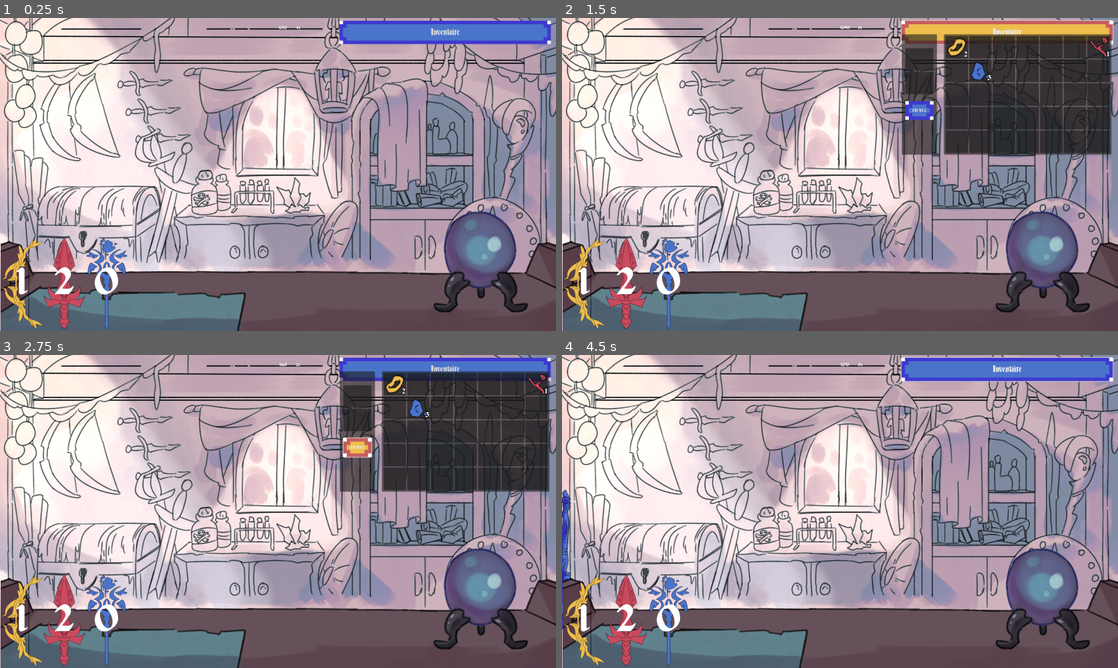
Above: before the commit, frames 1-4 (two rows, left to right).
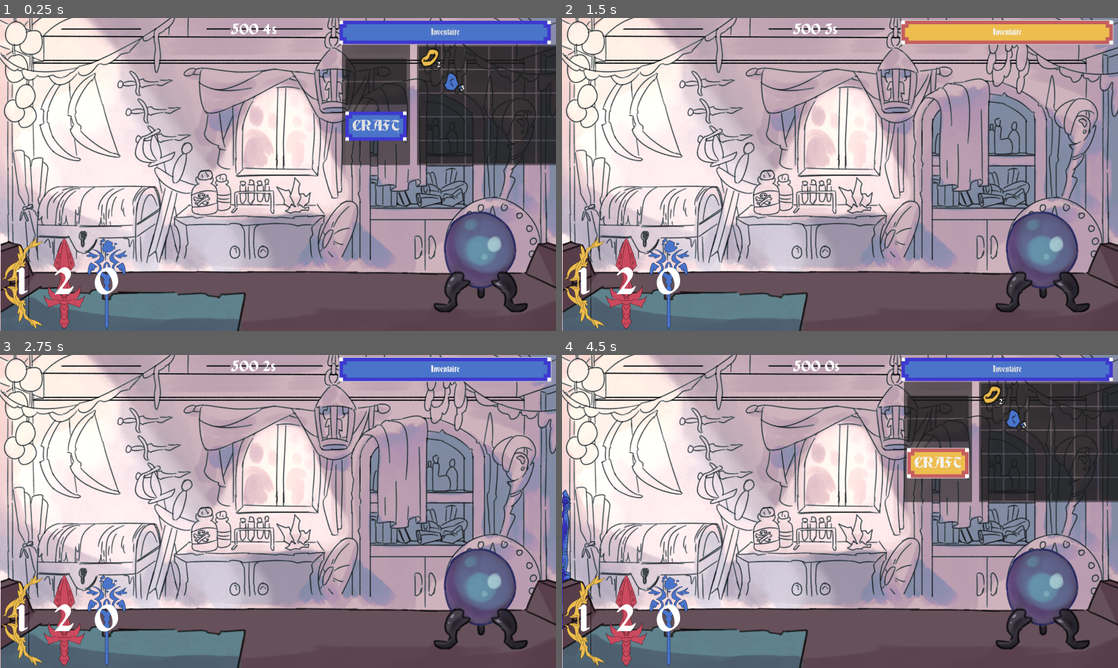
Above: after the commit, the same moments.

Repository: electron35/GMTK_Jam_Dunjunk_shop
Game: Godot game, scene res://GMTK_Jam/MainScene.tscn
Same seed, same stepped clock (60 frames per second), same inputs: the game is played once before the commit and once after it. The engine's default icon, where the game draws it, is replaced by a stand-in: a white triangle on a blue panel in a dark square.
Inputs (mouse positions are in pixels of both pictures, inside the frame that each line leads up to):
- Up to frame 1 (0.25 s): no input
- Up to frame 2 (1.5 s): click (1040, 262) at 0.5 s; click "Inventaire" at 1.25 s
- Up to frame 3 (2.75 s): click (355, 448) at 2 s, where only the run before the commit has a clickable "CRAFT"
- Up to frame 4 (4.5 s): click (1040, 599) at 2.75 s; click "Inventaire" at 3.5 s; click (940, 464) at 4.25 s, where only the run after the commit has a clickable "CRAFT"

The runs differ from the first frame. In frame 1, 14% of the frame differs, in the area x 41-100%, y 1-48%; in frame 2, 14%; in frame 3, 14%; in frame 4, 14%, in the area x 41-100%, y 0-48%.

Commit message:
Functionality complete

Diff:
--- a/GMTK_Jam/MainScene.gd
+++ b/GMTK_Jam/MainScene.gd
@@ -2,5 +2,8 @@
 
 @onready var craft_inventory = $Foreground/CraftingMenu/CraftInventory
 
+func _ready():
+	Main.main_scene_ref = self
+
 func _on_crafting_menu_pressed():
 	craft_inventory.visible = !craft_inventory.visible
--- a/GMTK_Jam/MainScene.tscn
+++ b/GMTK_Jam/MainScene.tscn
@@ -40,10 +40,14 @@
 expand_mode = 1
 
 [node name="MoneyUI" parent="Foreground" instance=ExtResource("1_n71ok")]
-offset_left = 786.0
-offset_top = 11.0
-offset_right = 914.0
-offset_bottom = 44.0
+anchors_preset = 5
+anchor_left = 0.5
+anchor_right = 0.5
+offset_left = -64.0
+offset_top = 18.0
+offset_right = 64.0
+offset_bottom = 51.0
+grow_horizontal = 2
 
 [node name="CristalBall" parent="Foreground" instance=ExtResource("6_5scpl")]
 anchors_preset = 3
@@ -66,12 +70,11 @@
 text = "Inventaire"
 
 [node name="CraftInventory" parent="Foreground/CraftingMenu" instance=ExtResource("3_c8hd4")]
-visible = false
 layout_mode = 1
-offset_left = 1.0
-offset_top = 39.0
-offset_right = 221.883
-offset_bottom = 391.0
+offset_left = 7.0
+offset_top = 69.0
+offset_right = 222.096
+offset_bottom = 436.0
 
 [node name="StallUI" parent="Foreground" instance=ExtResource("5_1j3gn")]
 anchors_preset = 0
--- a/GMTK_Jam/Nodes/Aventurier/AdventurerLane.tscn
+++ b/GMTK_Jam/Nodes/Aventurier/AdventurerLane.tscn
@@ -20,10 +20,10 @@
 shape = SubResource("RectangleShape2D_xmob8")
 
 [node name="OutArea" type="Area2D" parent="."]
-position = Vector2(1471, 529)
+position = Vector2(1728, 535)
 
 [node name="CollisionShape2D" type="CollisionShape2D" parent="OutArea"]
-position = Vector2(99, 10)
+position = Vector2(39, -37)
 shape = SubResource("RectangleShape2D_xmob8")
 
 [node name="BuyArea3" type="Area2D" parent="."]
@@ -34,3 +34,4 @@
 shape = SubResource("RectangleShape2D_xmob8")
 
 [connection signal="area_entered" from="BuyArea" to="." method="_on_buy_area_area_entered"]
+[connection signal="area_entered" from="OutArea" to="." method="_on_out_area_area_entered"]
--- a/GMTK_Jam/Nodes/Dungeon.gd
+++ b/GMTK_Jam/Nodes/Dungeon.gd
@@ -12,8 +12,8 @@
 
 func _create_dungeon_instance(power:int,item_type: String):
 	adventurer_power = power
-	var time:int
-	time = 30 if (power > 30) else power
+	var time:int = int(power / 5)
+	time = 30 if (time > 30) else time
 	$Timer.wait_time = time
 
 	match item_type:
@@ -23,3 +23,13 @@
 			mat_item = mat_ref[1]
 		"Wand":
 			mat_item = mat_ref[2]
+	$Timer.start()
+
+
+
+
+
+
+func _on_timer_timeout():
+	Main.material_add(mat_item,adventurer_power)
+	self.queue_free()
--- a/GMTK_Jam/Nodes/Dungeon.tscn
+++ b/GMTK_Jam/Nodes/Dungeon.tscn
@@ -12,3 +12,5 @@
 script = ExtResource("1_65k7e")
 
 [node name="Timer" type="Timer" parent="."]
+
+[connection signal="timeout" from="Timer" to="." method="_on_timer_timeout"]
--- a/GMTK_Jam/Resources/theme.tres
+++ b/GMTK_Jam/Resources/theme.tres
@@ -7,7 +7,7 @@
 
 [resource]
 default_font = ExtResource("1_p24lw")
-default_font_size = 12
+default_font_size = 40
 Button/colors/icon_normal_color = Color(0.792157, 0.290196, 0.368627, 1)
 Button/constants/h_separation = 2
 Button/font_sizes/font_titre = 200
--- /dev/null
+++ b/GMTK_Jam/ScriptableObjects/Instances/MatInventory/DungeonInventory.tres
@@ -0,0 +1,7 @@
+[gd_resource type="Resource" script_class="InventoryData" load_steps=2 format=3 uid="uid://dv5y2eysmhvya"]
+
+[ext_resource type="Script" path="res://GMTK_Jam/script/data/inventory_data.gd" id="1_iosvm"]
+
+[resource]
+script = ExtResource("1_iosvm")
+slot_datas = Array[Resource("res://GMTK_Jam/script/data/slot_data.gd")]([])
--- a/GMTK_Jam/UIElement/CristalBall.gd
+++ b/GMTK_Jam/UIElement/CristalBall.gd
@@ -2,4 +2,4 @@
 
 
 func _on_texture_rect_pressed():
-	pass # Replace with function body.
+	Main.add_to_inventory()
--- a/GMTK_Jam/UIElement/MoneyUI.tscn
+++ b/GMTK_Jam/UIElement/MoneyUI.tscn
@@ -10,14 +10,15 @@
 
 [node name="SplitBox" type="HSplitContainer" parent="."]
 layout_mode = 1
-anchors_preset = -1
-anchor_left = 0.067
-anchor_right = 1.0
-anchor_bottom = 1.0
-offset_left = -4.401
-offset_top = 2.0
-offset_right = 17.5
-offset_bottom = -1.0
+anchors_preset = 8
+anchor_left = 0.5
+anchor_top = 0.5
+anchor_right = 0.5
+anchor_bottom = 0.5
+offset_left = -136.0
+offset_top = -23.5
+offset_right = 136.0
+offset_bottom = 23.5
 grow_horizontal = 2
 grow_vertical = 2
 split_offset = 50
--- a/GMTK_Jam/script/Adventurer/AdventurerLane.gd
+++ b/GMTK_Jam/script/Adventurer/AdventurerLane.gd
@@ -3,3 +3,7 @@
 
 func _on_buy_area_area_entered(area):
 		area._sell()
+
+
+func _on_out_area_area_entered(area):
+	area._exitShop()
--- a/GMTK_Jam/script/Adventurer/aventurier.gd
+++ b/GMTK_Jam/script/Adventurer/aventurier.gd
@@ -49,10 +49,10 @@
 		"Bow":
 			$SpriteAventurer.texture = class_reference.texture_bow
 	if (item.item_name == classAdventurer):
-		powerAventurer *= item.quality
+		powerAventurer += item.quality
 	else:
 		powerAventurer = 5
-	_buy(powerAventurer)
+	_buy(powerAventurer*10	)
 
 func _sell():
 
@@ -72,6 +72,8 @@
 # lorsque l'aventurier va dans le donjon
 func _exitShop():
 	adventurerInShop=false
+	Main.create_dungeon(powerAventurer,classAdventurer)
+	self.queue_free()
 
 # parametre l'aventurier en fonction de la classe passee en argument
 
--- a/GMTK_Jam/script/Inventory/SlotUI.gd
+++ b/GMTK_Jam/script/Inventory/SlotUI.gd
@@ -15,7 +15,7 @@
 	tooltip_text = type
 
 	quality = slot_data.quality
-	quality_label.text = "%x" % [slot_data.quality]
+	quality_label.text = str(slot_data.quality)
 	quality_label.show()
 
 
--- a/GMTK_Jam/script/Main.gd
+++ b/GMTK_Jam/script/Main.gd
@@ -1,18 +1,35 @@
 extends Node2D
 
 const dungeonConst = preload("res://GMTK_Jam/Nodes/Dungeon.tscn")
+var dungeonInventory : InventoryData = preload("res://GMTK_Jam/ScriptableObjects/Instances/MatInventory/DungeonInventory.tres")
+var inventory: InventoryData = preload("res://GMTK_Jam/ScriptableObjects/Instances/MatInventory/Inventory.tres")
 
+var main_scene_ref:Node2D
 var money:int
 var rent_value: float
 
 var hold_item: ItemData
 
-func _init():
-	money = 1000
-	rent_value = 1000
+func _ready():
+	money = 500
+	rent_value = 100
+
+func create_dungeon(power:int, item_type: String):
+	var dungeon = dungeonConst.instantiate()
+	main_scene_ref.add_child(dungeon)
+	dungeon._create_dungeon_instance(power,item_type)
+	print("")
+
+
+func material_add(item,quality):
+	dungeonInventory.queue_add(item,quality)
+
+func add_to_inventory():
+	inventory.bulk_add(dungeonInventory)
+	dungeonInventory.slot_datas.clear()
 
 func pay_rent():
-	money -= rent_value
+	money -= int(rent_value)
 	rent_value *= 1.2
 	if (money < 0):
 		print("TU AS PERDU SALE PAUVRE, RESPECTE LE CAPITAL ESPECE D'ANARCHISTE ECO-TERRORISTE ZADISTE QUI SORT DE L'ARC REPUBLICAIN")
--- a/GMTK_Jam/script/MoneyUI.gd
+++ b/GMTK_Jam/script/MoneyUI.gd
@@ -1,12 +1,11 @@
 extends TextureRect
 
-@export_range(1, 100) var wait_time:float = 5
+@export_range(1, 100) var wait_time:float = 15
 
 func _ready():
 	$SplitBox/Timer/Time.wait_time = wait_time
 
 func _process(_delta):
-	Main.money += 1
 	$SplitBox/Timer.text = str(int($SplitBox/Timer/Time.time_left)) + "s"
 	$SplitBox/Money.text = str(Main.money)
 
--- a/GMTK_Jam/script/data/inventory_data.gd
+++ b/GMTK_Jam/script/data/inventory_data.gd
@@ -48,5 +48,16 @@
 		slot_datas[slot_datas.size()-1] = slot
 	inventory_updated.emit(self)
 
+func bulk_add(another_inv: InventoryData):
+	for child in another_inv.slot_datas:
+		add(child.mat_data,child.quality)
+
+func queue_add(item: MaterialData, quality:int):
+	var slot:SlotData = SlotData.new()
+	slot.mat_data = item
+	slot.quality = quality
+
+	slot_datas.append(slot)
+
 func on_slot_clicked(index: int, button: int):
 	inventory_interact.emit(self,index,button)
